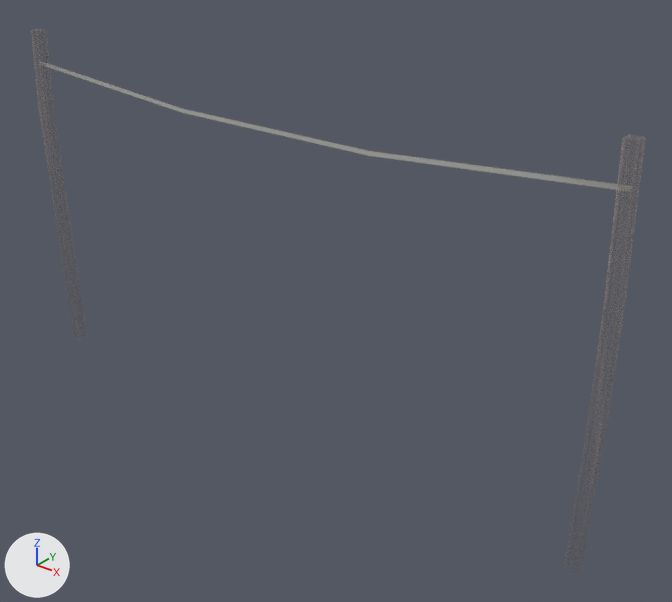
Before and after pictures for a commit that changed the FBX model Unity/Projekt_1/Assets/-FBX-/Clothingline.fbx.
Rendered twice from a 50 mm camera at (20.18, -2.15, 3.03) aimed at (17.4, 1.32, 0.88). The axes (+X, +Y, +Z) are drawn at lower left. The lights are the same throughout. The older version comes first. Vertices at exactly the same position are counted once.

Objects in the first picture: 'Hangingline'.
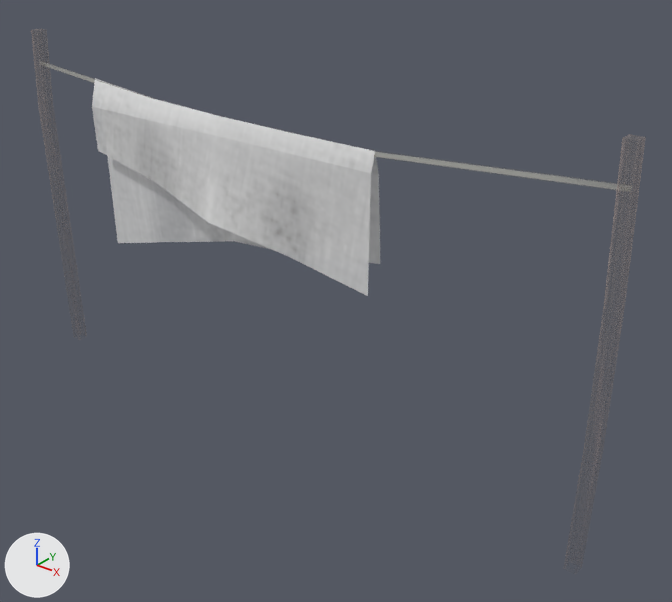
Where the change shows, as pixel boxes (x1, y1, x2, y2) in the pictures (672 x 602 px):
```json
{"object": "Hangingline", "change": "reshaped", "before": [39, 61, 632, 191], "after": [39, 61, 632, 296]}
{"part": 1, "of": "me_cube_044", "change": "added", "after": [92, 78, 380, 296]}
```

Scene script edits in JSON lines:
```json
{"block": "me_cube_044", "where": "# used by ob_hangingline; location = (17.104, 1.173, 0.012)"}
{"op": "remove", "block": "me_cube_044", "code": "me_cube_044.from_pydata(...)  # 36 vertices, 25 faces; spans x -1.89..1.88, y -0.03..0.03, z 0.0..2.05"}
{"op": "add", "block": "me_cube_044", "code": "me_cube_044.from_pydata(...)  # 61 vertices, 41 faces; spans x -1.89..1.88, y -0.1..0.1, z 0.0..2.05"}
{"block": "me_cube_044", "change": "me_cube_044 part 1: a new loose piece of 25 vertices spanning x -1.36..0.65, y -0.1..0.1, z 0.81..1.84, in mat_outdoor_material"}
```
